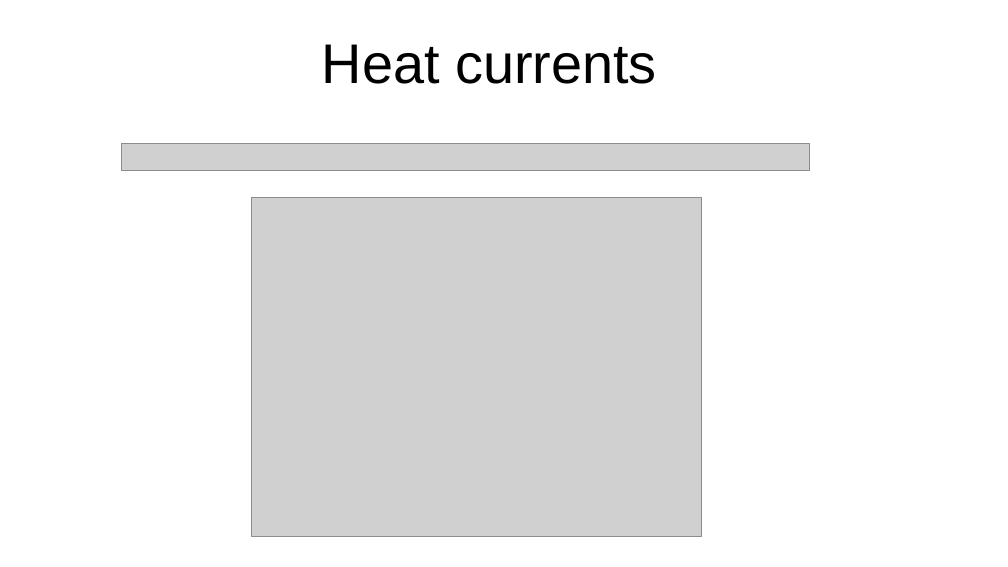
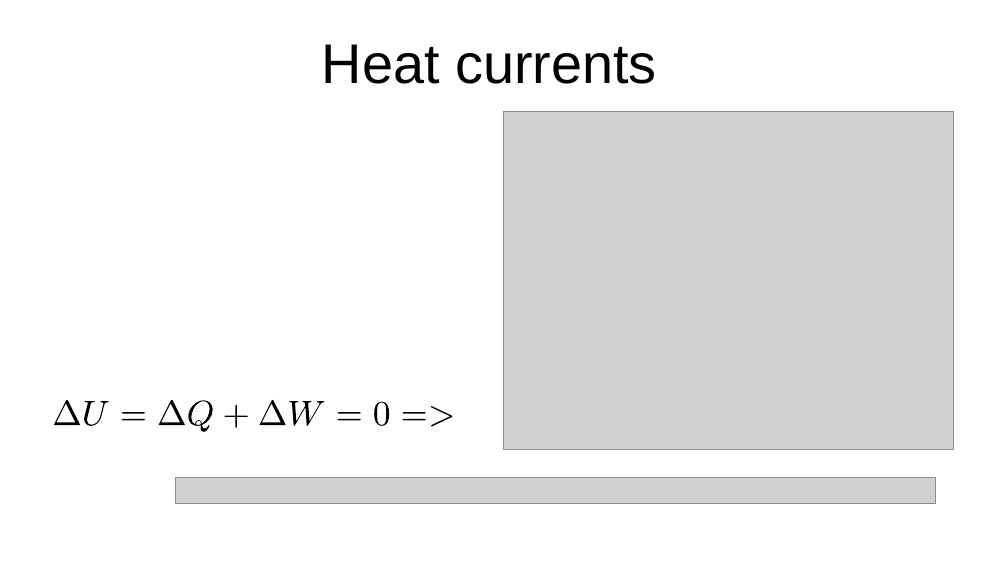
Before and after one commit to SanderStammbach/Sanders-Studium, a slide deck: slide 10 of Master-Projekt/Vortrag.odp. Drawn at 1008x567 pixels with LibreOffice and Linux fonts; fonts in the diff are those of the drawing; grey boxes stand for pictures; background and template pictures are left out. Boxes give left, top, right and bottom in pixels: in the first picture for what was removed or moved away, otherwise in the second. Text is boxed around its words. In the diff, an @@ line names an element or a change of style, - is before the commit and + after.

```diff
--- a/Master-Projekt/Vortrag.odp
+++ b/Master-Projekt/Vortrag.odp
@@ picture: place and size @@
-picture at box(252, 198, 702, 537)
+picture at box(504, 112, 954, 450)
@@ group added at box(54, 400, 453, 433): 12 freeform shapes @@
@@ picture: place and size @@
-picture at box(122, 144, 810, 170)
+picture at box(176, 477, 937, 504)
```
Also in this commit, not shown: 3 other slides changed, 12 other files.
